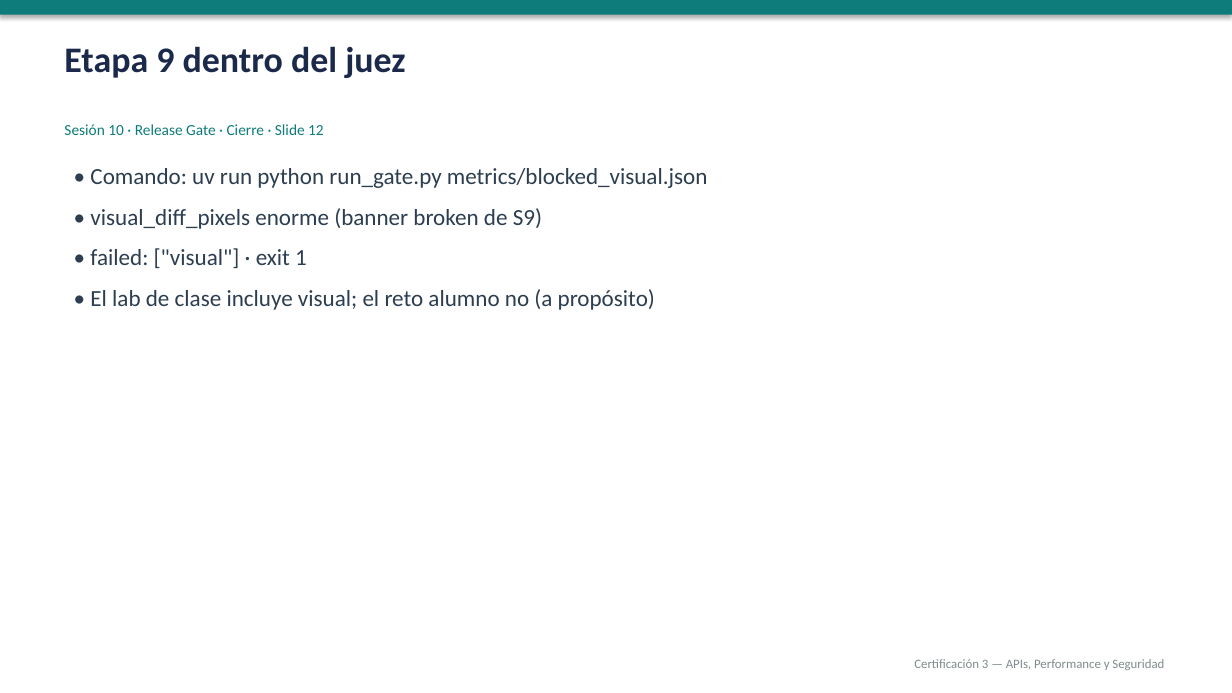
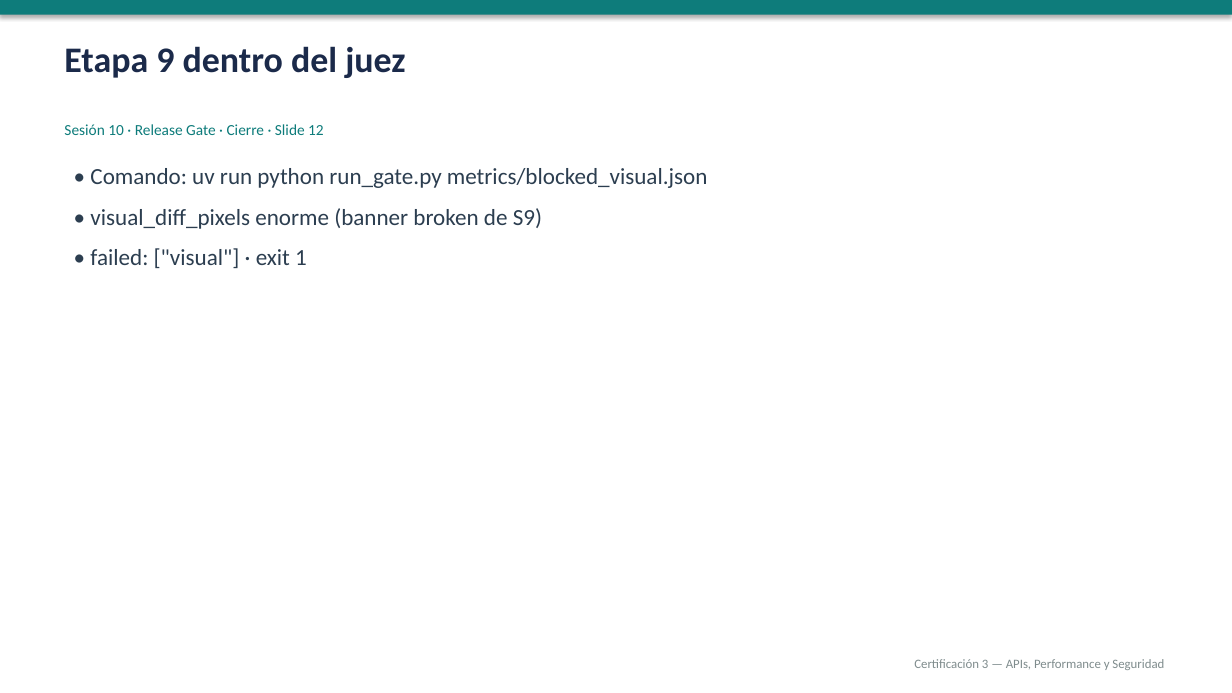
Before and after one commit to NelsonFlores1/Fork-curso_1, a slide deck: slide 15 of sesiones/sesion-10/sesion-10.pptx (slide 13 before the commit). Drawn at 1232x693 pixels with LibreOffice and Linux fonts; fonts in the diff are those of the drawing. Boxes give left, top, right and bottom in pixels: in the first picture for what was removed or moved away, otherwise in the second. Text is boxed around its words. In the diff, an @@ line names an element or a change of style, - is before the commit and + after.

```diff
--- a/sesiones/sesion-10/sesion-10.pptx
+++ b/sesiones/sesion-10/sesion-10.pptx
@@ text at [90,289,655,310]: paragraph removed @@
-• El lab de clase incluye visual; el reto alumno no (a propósito)
```
Also in this commit, not shown: 13 other slides changed, 4 slides added, 1 slide removed, 17 other files.
